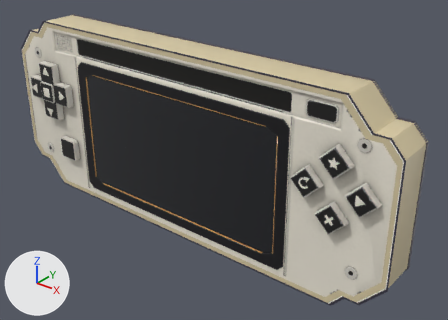
Before and after pictures for a commit that changed the Blender file tools/console-blender/console.blend.
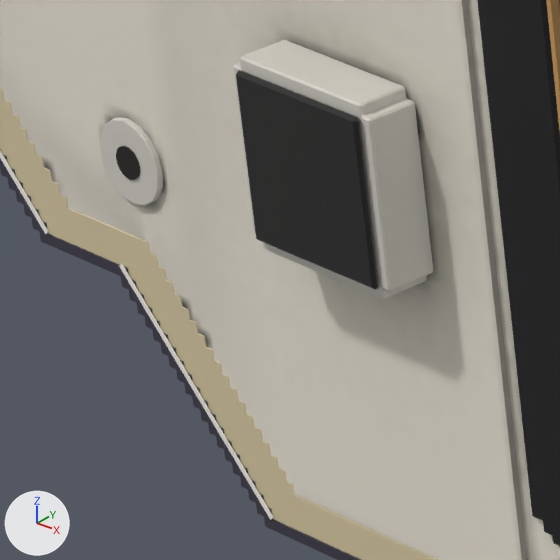
Each version appears first whole from a 50 mm lens placed at (164.6, -181.7, 109.4), pointed at (14.9, 5.4, -6.6), and next in a close-up on the part from 8% to 21% of the width and 41% to 58% of the height. Every picture has the same lights, and +X, +Y and +Z are marked at lower left. The last two pictures show the newer version.

The older version as bpy lines, for what is in view:
```python
me_buttons = bpy.data.meshes.new('Buttons')
me_buttons.from_pydata(...)  # 4508 vertices, 4442 faces; spans x -91.0..94.0, y -15.0..-10.0, z -24.0..24.0
me_buttons.polygons.foreach_set('use_smooth', [True] * 4442)
# faces by material slot: [2294, 1956, 50, 142]
me_buttons.materials.append(mat_keyedgemat)  # light grey #d9d5cc
me_buttons.materials.append(mat_keymat)  # black #191817
me_buttons.materials.append(mat_keycentermat)  # black #10100f
me_buttons.materials.append(mat_symbolmat)  # white #f4efe3
me_screws = bpy.data.meshes.new('Screws')
me_screws.from_pydata(...)  # 1144 vertices, 694 faces; spans x -88.0..88.0, y -11.0..10.0, z -38.0..38.0
# faces by material slot: [326, 242, 126]
me_screws.materials.append(mat_screw)  # light grey #d9d5cc
me_screws.materials.append(mat_screwdarkmat)  # black #211c18
me_screws.materials.append(mat_outlinemat)  # greyish purple #3b3747
me_shell = bpy.data.meshes.new('Shell')
me_shell.from_pydata(...)  # 10683 vertices, 8872 faces; spans x -98.0..98.0, y -11.0..10.0, z -40.0..40.0
# faces by material slot: [8822, 18, 32]
me_shell.materials.append(mat_shellmat)
me_shell.materials.append(mat_seamlinemat)
me_shell.materials.append(mat_badgelinemat)
ob_buttons = bpy.data.objects.new('Buttons', me_buttons)
ob_buttons.parent = ob_shell
ob_buttons.location = (0.0, 0.0, 0.0)
ob_screws = bpy.data.objects.new('Screws', me_screws)
ob_screws.parent = ob_shell
ob_screws.location = (0.0, 0.0, 0.0)
ob_shell = bpy.data.objects.new('Shell', me_shell)
ob_shell.location = (0.0, 0.0, 0.0)
# also in view: 'SideBand' at (0.0, -0.6, 0.0); 'Trim' at (0.0, -10.3, -4.8); 'Bezel' at (0.0, -8.9, -4.8)
```
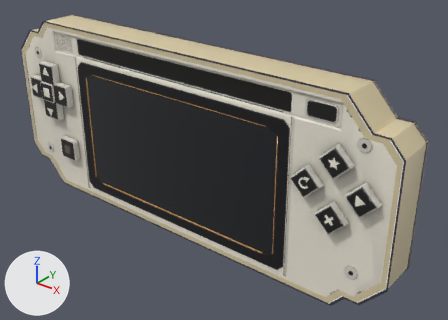
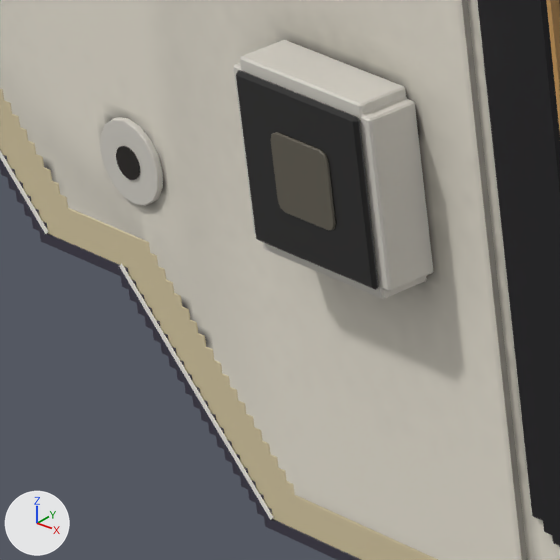
What differs and where, as boxes [x1, y1, x2, y2] in the close-ups (560 x 560 px):
part 1 of me_buttons, added
    after: [270, 132, 336, 231]

The change in detail:
Material 'keyMarkMat' (mat_keymarkmat) is new.
Its base color is (0.125, 0.112, 0.0844) (brown #635e52).
Its roughness is 0.55.
me_buttons is used by ob_buttons; parent ob_shell; location (0.0, 0.0, 0.0).
me_buttons had 4508 vertices, 4442 faces and spanned x -91.0..94.0, y -15.0..-10.0, z -24.0..24.0.
me_buttons now has 4564 vertices, 4492 faces and spans x -91.0..94.0, y -15.0..-10.0, z -24.0..24.0.
me_buttons part 1: the loose piece of 56 vertices spanning x -79.0..-75.0, y -15.0, z 7.0..11.0 is copied, and the copy is moved by (9.0, 1.0, -28.0), in mat_keymarkmat (brown #635e52); it spans x -70.0..-66.0, y -14.0, z -21.0..-17.0.
me_buttons gains material mat_keymarkmat (brown #635e52).
